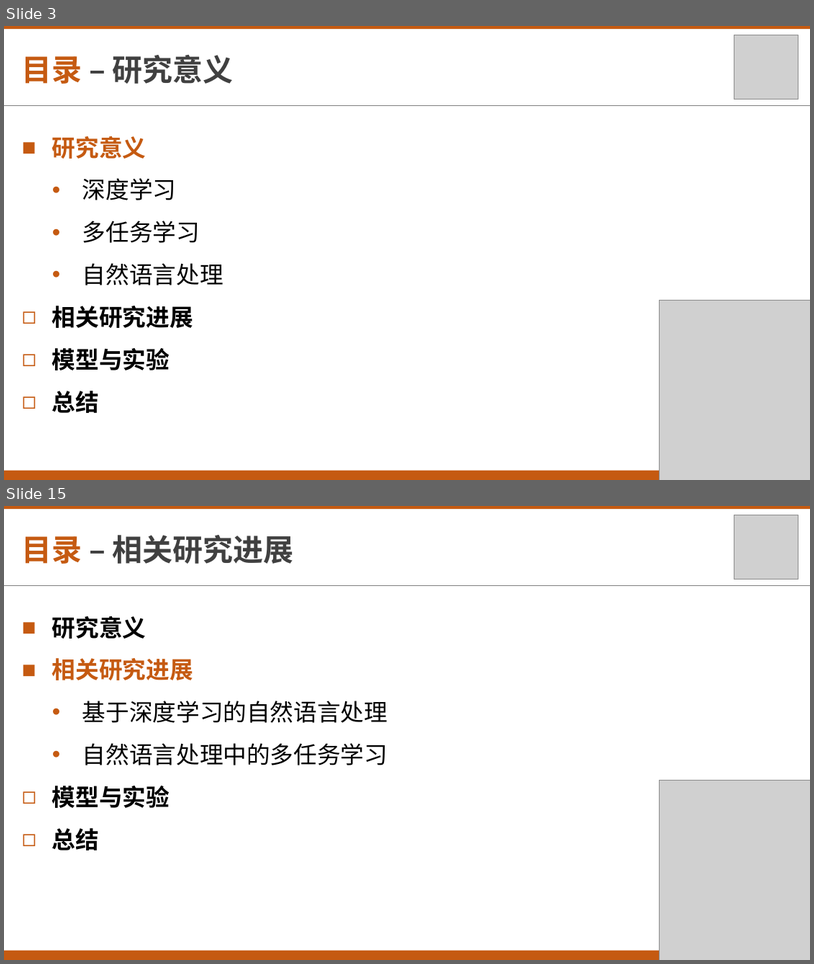
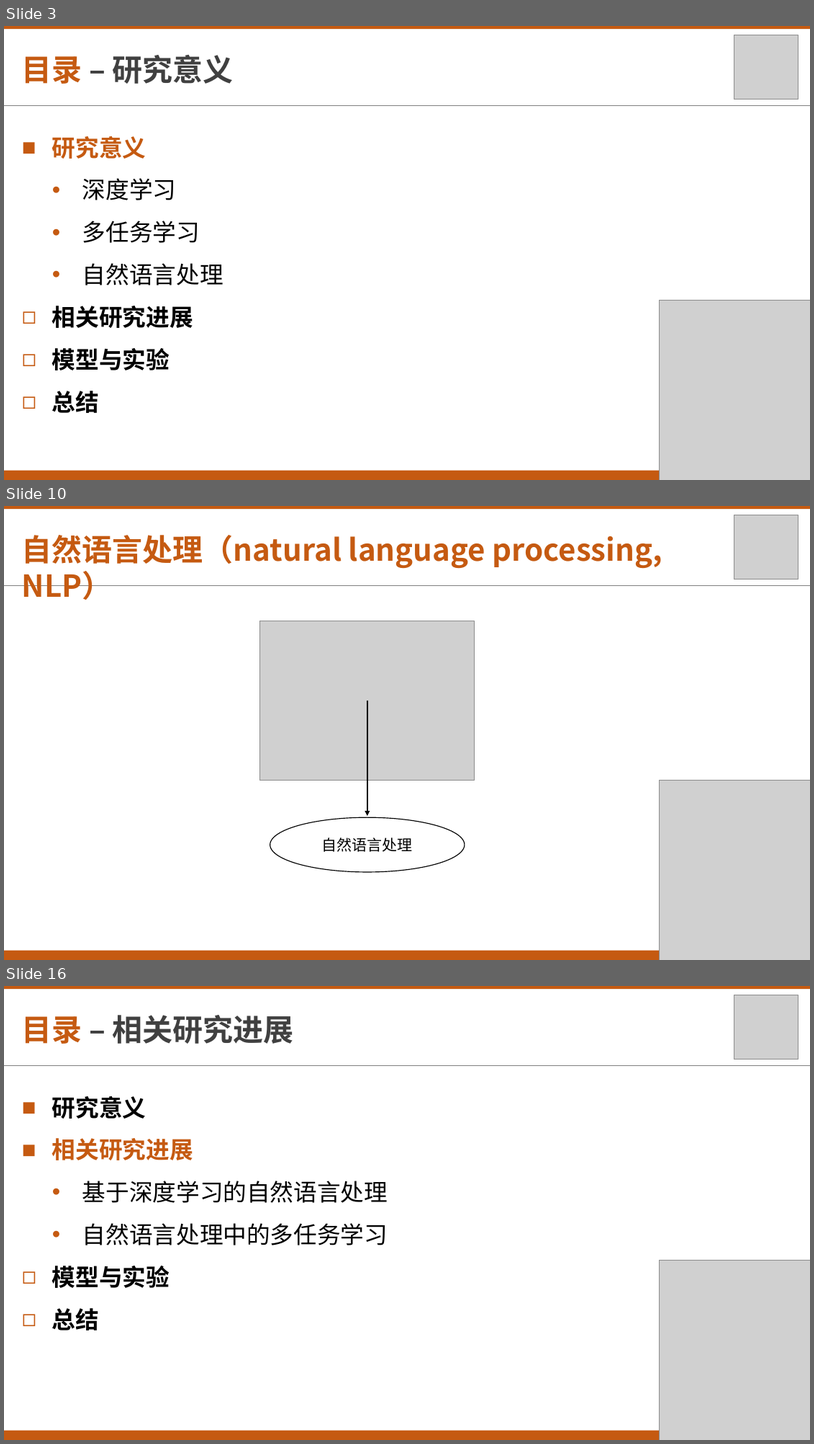
Before and after one commit to txsun1997/Bachelor-Thesis-XDU, a slide deck: materials/毕业设计答辩.pptx. Shown one above the other, each under a label of ours: slides 3 and 15 before the commit, slides 3, 10 and 16 after it; the slides between them are not shown. The pictures are 814x964 and 814x1444 pixels, drawn with LibreOffice and Linux fonts; fonts in the diff are those of the drawing; grey boxes stand for pictures. Boxes give left, top, right and bottom in pixels: in the first picture for what was removed or moved away, otherwise in the second. Text is boxed around its words. In the diff, an @@ line names an element or a change of style, - is before the commit and + after.

```diff
--- a/materials/毕业设计答辩.pptx
+++ b/materials/毕业设计答辩.pptx
@@ slide 10 added at [4, 506, 810, 960], background #FFFFFF @@
@@ rectangle added at [4, 506, 810, 509], fill #C55A11 @@
@@ picture added at [735, 515, 799, 579] @@
@@ text added at [22, 535, 663, 569], 36 pt, text #C55A11, bold @@
+自然语言处理（natural language processing, NLP）
@@ line added from (4, 585) to (810, 585), #808080 0.5 pt @@
@@ picture added at [260, 621, 476, 780] @@
@@ arrow added from (368, 700) to (368, 816), #000000 1.5 pt @@
@@ picture added at [660, 780, 810, 960] @@
@@ ellipse added at [270, 818, 465, 872], outline #000000 1 pt, 18 pt, text #000000 @@
+自然语言处理
@@ rectangle added at [4, 950, 810, 960], fill #C55A11 @@
@@ what was slide 15 is now slide 16 @@
```
Also in this commit, not shown: 28 slides changed, 1 other slide added, 1 slide removed, 2 other files.
